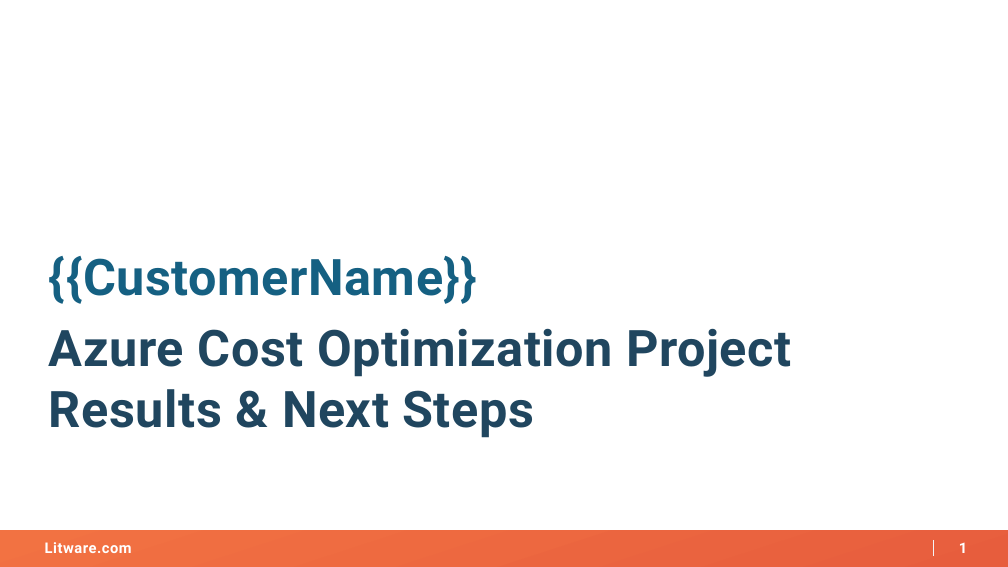
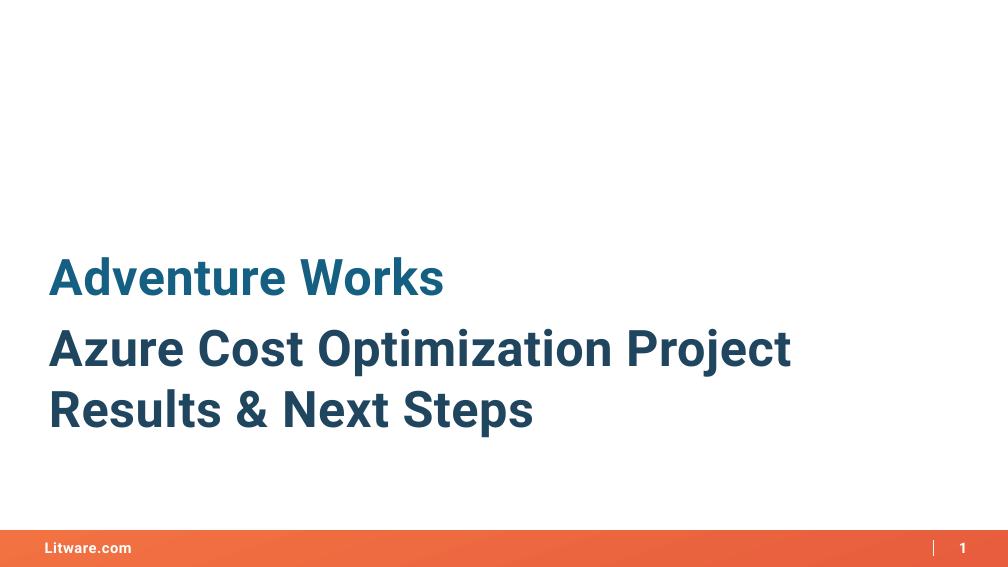
Before and after one commit to reaver89/agenticit, a slide deck: slide 1 of create-a-project-from-cost-opt-20260217144239/artifacts/project-results-deck.pptx. Drawn at 1008x567 pixels with LibreOffice and Linux fonts; fonts in the diff are those of the drawing; background and template pictures are left out. Boxes give left, top, right and bottom in pixels: in the first picture for what was removed or moved away, otherwise in the second. Text is boxed around its words. In the diff, an @@ line names an element or a change of style, - is before the commit and + after.

Commit message:
[create-a-project-from-cost-opt-20260217144239] Update artifacts/project-results-deck.pptx

```diff
--- a/create-a-project-from-cost-opt-20260217144239/artifacts/project-results-deck.pptx
+++ b/create-a-project-from-cost-opt-20260217144239/artifacts/project-results-deck.pptx
@@ text at (49, 257, 445, 296): text changed @@
-{{CustomerName}}
+Adventure Works
```
